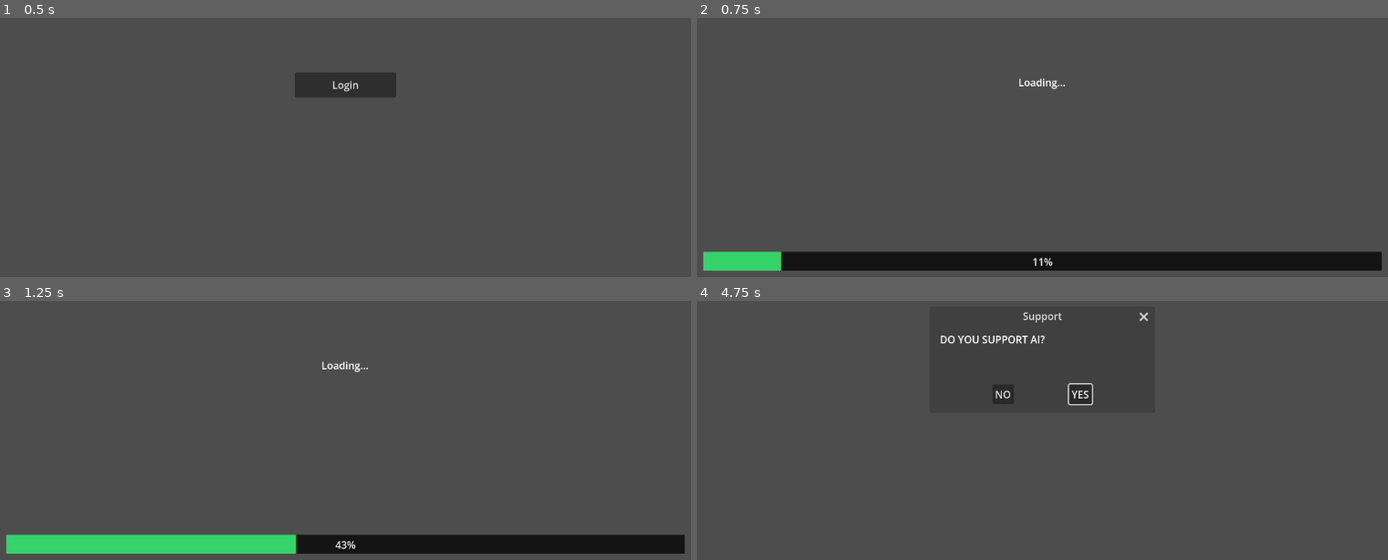
Above: before the commit, frames 1-4 (two rows, left to right).
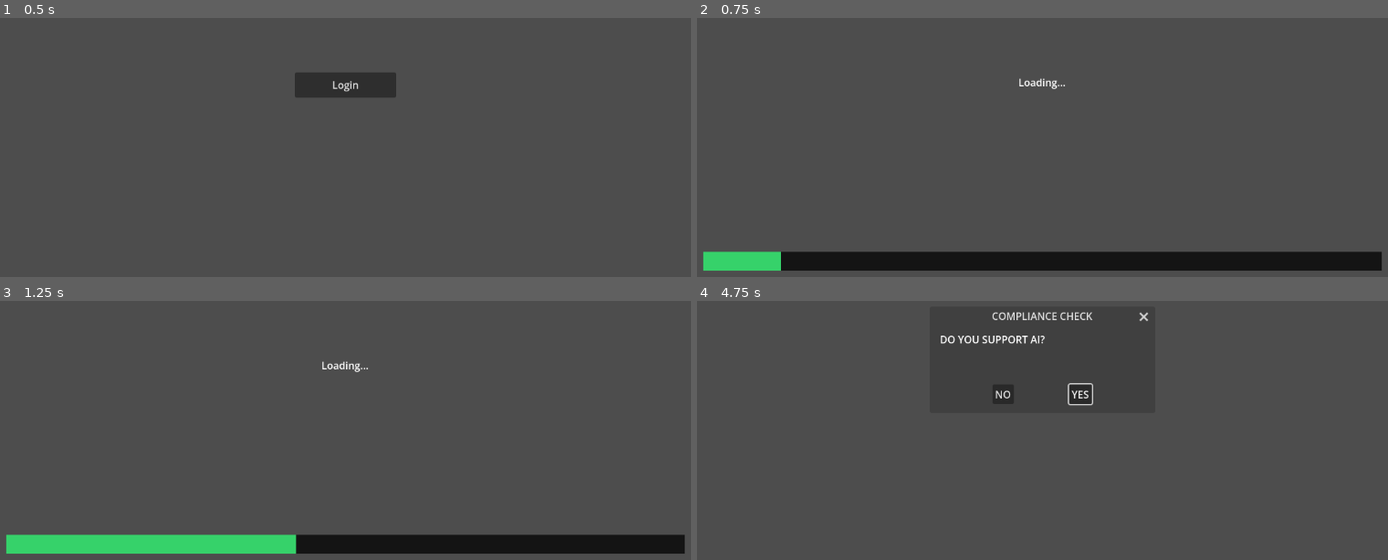
Above: after the commit, the same moments.

Repository: robfischer2187/AI-Slop
Game: Godot game, scene res://scenes/Startup.tscn
Same seed, same stepped clock (60 frames per second), same inputs: the game is played once before the commit and once after it. The project has no main scene, so this scene is started directly.
Inputs:
- Up to frame 1 (0.5 s): no input
- Up to frame 2 (0.75 s): click "Login" at 0.5 s
- Up to frame 3 (1.25 s): no input
- Up to frame 4 (4.75 s): tap Enter at 2.75, 4.25 s; tap Space at 3.5 s

Frame 1 is identical in both runs. In frame 2, less than 0.1% of the frame differs, in the area x 48-52%, y 92-96%; in frame 3, less than 0.1%; in frame 4, 0.3%, in the area x 42-58%, y 4-9%.

Commit message:
Refactor SupportPrompt to use ConfirmationDialog and enhance validation for missing nodes

Diff:
--- a/ai-slop/scenes/Startup.tscn
+++ b/ai-slop/scenes/Startup.tscn
@@ -112,7 +112,7 @@
 text = "Welcome employees"
 horizontal_alignment = 1
 
-[node name="SupportPrompt" type="AcceptDialog" parent="." unique_id=1279854504]
+[node name="SupportPrompt" type="ConfirmationDialog" parent="." unique_id=1279854504]
 title = "Support"
 size = Vector2i(340, 130)
 dialog_text = "Please contact support if you need help."
--- a/ai-slop/script/startupflow.gd
+++ b/ai-slop/script/startupflow.gd
@@ -4,6 +4,7 @@
 
 @export var loading_seconds: float = 1.6
 @export var welcome_hold_seconds: float = 2.5
+@export var debug_fast_mode := false
 
 @onready var login_panel: Control = get_node_or_null("LoginPanel")
 @onready var loading_panel: Control = get_node_or_null("LoadingPanel")
@@ -13,72 +14,63 @@
 @onready var progress_bar: ProgressBar = get_node_or_null("LoadingPanel/ProgressBar")
 @onready var welcome_label: Label = get_node_or_null("WelcomePanel/WelcomeLabel")
 
-@onready var support_prompt: AcceptDialog = get_node_or_null("SupportPrompt")
+@onready var support_prompt: ConfirmationDialog = get_node_or_null("SupportPrompt")
 
-@export var debug_fast_mode := false
+signal startup_finished(support_forced: bool)
 
 var phase: Phase = Phase.LOGIN
 var employee_id: String = "E-1031"
 var support_forced: bool = false
-signal startup_finished(support_forced)
+var forced_yes_mode := false
+
 
 func _ready() -> void:
 	if debug_fast_mode:
 		loading_seconds = 0.3
 		welcome_hold_seconds = 0.1
-	# Quick validation: ensure all required nodes were found
-	var missing := []
-	if not login_panel:
-		missing.append("LoginPanel")
-	if not loading_panel:
-		missing.append("LoadingPanel")
-	if not welcome_panel:
-		missing.append("WelcomePanel")
-	if not login_button:
-		missing.append("LoginButton")
-	if not progress_bar:
-		missing.append("ProgressBar")
-	if not welcome_label:
-		missing.append("WelcomeLabel")
-	if not support_prompt:
-		missing.append("SupportPrompt")
 
-	if missing.size() > 0:
-		var list_str := str(missing)
-		push_error("startupflow.gd: missing nodes: %s — ensure nodes exist with these exact names and the script is attached to the correct scene root." % list_str)
+	_validate_nodes_or_abort()
+	if not is_inside_tree():
 		return
 
 	_set_phase(Phase.LOGIN)
 
 	login_button.pressed.connect(_on_login_pressed)
 
-	# AcceptDialog signals:
 	support_prompt.confirmed.connect(_on_support_yes)
 	support_prompt.canceled.connect(_on_support_no)
 
-	# Make sure dialog has both buttons (use safe fallbacks for different Godot versions)
-	if support_prompt.has_method("get_ok_button"):
-		var ok_btn = support_prompt.get_ok_button()
-		if ok_btn:
-			ok_btn.text = "YES"
-	else:
-		if support_prompt.has_method("add_button"):
-			var ok_btn2 = support_prompt.add_button("YES")
-			if ok_btn2 and ok_btn2 is Button:
-				ok_btn2.text = "YES"
-
-	if support_prompt.has_method("get_cancel_button"):
-		var cancel_btn = support_prompt.get_cancel_button()
-		if cancel_btn:
-			cancel_btn.text = "NO"
-	else:
-		# Try to add a cancel/NO button as a fallback
-		if support_prompt.has_method("add_button"):
-			var cancel_btn2 = support_prompt.add_button("NO")
-			if cancel_btn2 and cancel_btn2 is Button:
-				cancel_btn2.text = "NO"
+	_reset_prompt_to_default()
 
 	support_prompt.exclusive = true
+
+
+func _validate_nodes_or_abort() -> void:
+	var missing: Array[String] = []
+
+	if login_panel == null:
+		missing.append("LoginPanel")
+	if loading_panel == null:
+		missing.append("LoadingPanel")
+	if welcome_panel == null:
+		missing.append("WelcomePanel")
+
+	if login_button == null:
+		missing.append("LoginPanel/LoginButton")
+	if progress_bar == null:
+		missing.append("LoadingPanel/ProgressBar")
+	if welcome_label == null:
+		missing.append("WelcomePanel/WelcomeLabel")
+
+	if support_prompt == null:
+		missing.append("SupportPrompt (ConfirmationDialog)")
+
+	if missing.size() > 0:
+		push_error("startupflow.gd: missing nodes: %s — check node names/paths and change SupportPrompt node type to ConfirmationDialog." % str(missing))
+		set_process(false)
+		set_physics_process(false)
+		set_process_input(false)
+
 
 func _set_phase(p: Phase) -> void:
 	phase = p
@@ -86,24 +78,28 @@
 	loading_panel.visible = (p == Phase.LOADING)
 	welcome_panel.visible = (p == Phase.WELCOME)
 
+
 func _on_login_pressed() -> void:
 	login_button.disabled = true
 	_set_phase(Phase.LOADING)
 	await _play_loading()
 	await _show_welcome_then_prompt()
 
+
 func _play_loading() -> void:
 	progress_bar.min_value = 0
 	progress_bar.max_value = 100
 	progress_bar.value = 0
+	progress_bar.show_percentage = false
 
 	var t := 0.0
 	while t < loading_seconds:
 		await get_tree().process_frame
 		t += get_process_delta_time()
-		progress_bar.value = (t / loading_seconds) * 100.0
+		progress_bar.value = clampf((t / loading_seconds) * 100.0, 0.0, 100.0)
 
 	progress_bar.value = 100
+
 
 func _show_welcome_then_prompt() -> void:
 	_set_phase(Phase.WELCOME)
@@ -112,41 +108,56 @@
 	await get_tree().create_timer(welcome_hold_seconds).timeout
 
 	_set_phase(Phase.PROMPT)
-	support_prompt.dialog_text = "DO YOU SUPPORT AI?"
+	_reset_prompt_to_default()
 	support_prompt.popup_centered()
 
+
 func _on_support_yes() -> void:
-	# Normal path
-	support_forced = false
+	if forced_yes_mode:
+		support_forced = true
+	else:
+		support_forced = false
 	_finish_startup()
 
+
 func _on_support_no() -> void:
-	# Your horror rule: NO glitches and forces YES.
 	support_forced = true
+	forced_yes_mode = true
 	await _play_glitch_and_force_yes()
 
+
 func _play_glitch_and_force_yes() -> void:
-	# Minimal version: close dialog, wait, reopen with "YES" pressed effect.
-	# Later you can hook a shader/canvas glitch here.
 	support_prompt.hide()
 
-	# Fake “glitch”: rapid re-popup + short delays
 	await get_tree().create_timer(0.08).timeout
+	_set_prompt_forced_yes()
 	support_prompt.popup_centered()
-	await get_tree().create_timer(0.08).timeout
-	support_prompt.hide()
 
-	# Force accept
 	await get_tree().create_timer(0.12).timeout
 
-	# Show “...” moment (reuse welcome panel as a message panel)
 	_set_phase(Phase.WELCOME)
 	welcome_label.text = "..."
 	await get_tree().create_timer(0.6).timeout
 
 	_finish_startup()
 
+
+func _reset_prompt_to_default() -> void:
+	forced_yes_mode = false
+	support_prompt.title = "COMPLIANCE CHECK"
+	support_prompt.dialog_text = "DO YOU SUPPORT AI?"
+	support_prompt.get_ok_button().text = "YES"
+	support_prompt.get_cancel_button().text = "NO"
+	support_prompt.get_cancel_button().show()
+
+
+func _set_prompt_forced_yes() -> void:
+	support_prompt.title = "COMPLIANCE CHECK"
+	support_prompt.dialog_text = "You Wish Just Press Yes."
+	support_prompt.get_ok_button().text = "YES"
+	support_prompt.get_cancel_button().hide()
+
+
 func _finish_startup() -> void:
-	# Emit a signal or call into your Game/SceneManager to start the shift.
-	# For now, just print.
 	print("Startup complete. support_forced=", support_forced)
+	startup_finished.emit(support_forced)
